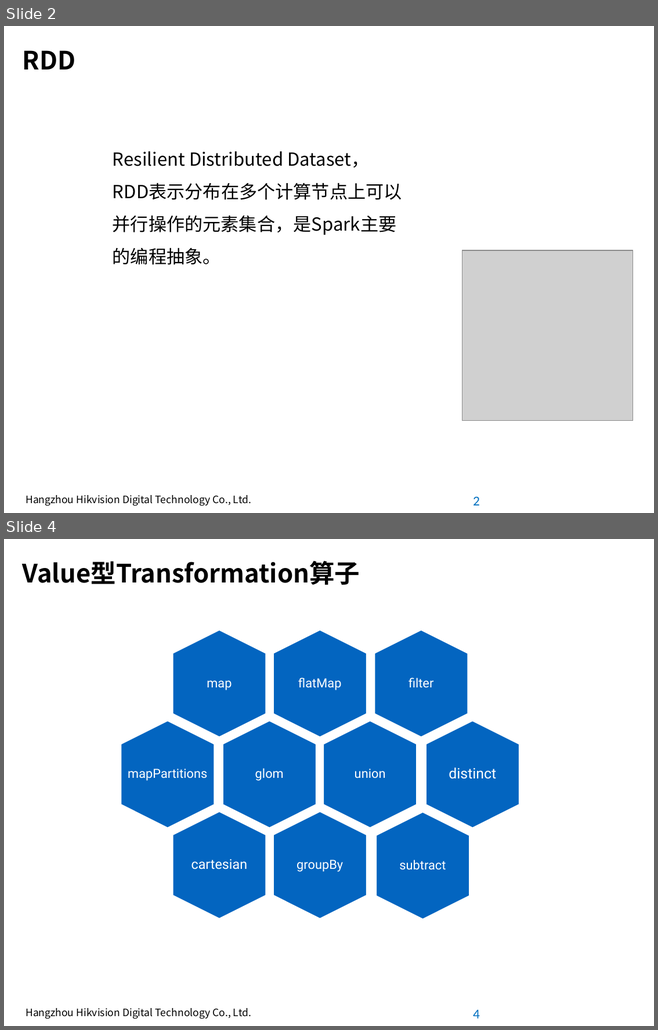
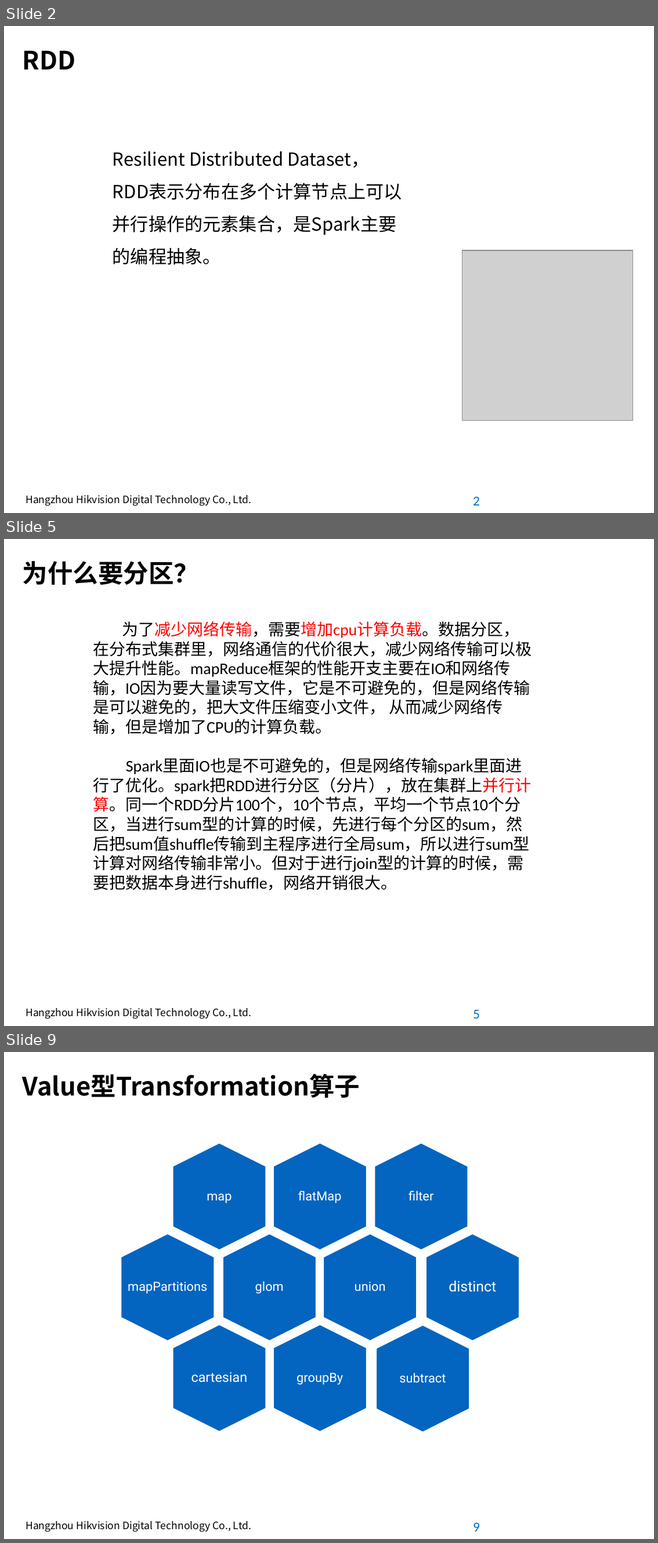
Before and after one commit to pcalpha/Learning, a slide deck: Scala/Spark常用算子.pptx. Shown one above the other, each under a label of ours: slides 2 and 4 before the commit, slides 2, 5 and 9 after it; the slides between them are not shown. The pictures are 658x1030 and 658x1543 pixels, drawn with LibreOffice and Linux fonts; fonts in the diff are those of the drawing; grey boxes stand for pictures; background and template pictures are left out. Boxes give left, top, right and bottom in pixels: in the first picture for what was removed or moved away, otherwise in the second. Text is boxed around its words. In the diff, an @@ line names an element or a change of style, - is before the commit and + after.

Commit message:
[MOD]优化

```diff
--- a/Scala/Spark常用算子.pptx
+++ b/Scala/Spark常用算子.pptx
@@ slide 5 added at [4, 539, 654, 1026], background #FFFFFF; not listed: 2 template elements that a slide beside it also shows @@
@@ title added at [23, 561, 199, 585], 28 pt, text #000000, bold @@
+为什么要分区？
@@ text added at [93, 621, 531, 890], 18 pt, text #000000 @@
+为了减少网络传输，需要增加cpu计算负载。数据分区，在分布式集群里，网络通信的代价很大，减少网络传输可以极大提升性能。mapReduce框架的性能开支主要在IO和网络传输，IO因为要大量读写文件，它是不可避免的，但是网络传输是可以避免的，把大文件压缩变小文件， 从而减少网络传输，但是增加了CPU的计算负载。
+Spark里面IO也是不可避免的，但是网络传输spark里面进行了优化。spark把RDD进行分区（分片），放在集群上并行计算。同一个RDD分片100个，10个节点，平均一个节点10个分区，当进行sum型的计算的时候，先进行每个分区的sum，然后把sum值shuffle传输到主程序进行全局sum，所以进行sum型计算对网络传输非常小。但对于进行join型的计算的时候，需要把数据本身进行shuffle，网络开销很大。
@@ what was slide 4 is now slide 9 @@
@@ page number at [473, 1523, 480, 1532]: text changed @@
-4
+9
```
Also in this commit, not shown: 9 slides changed, 12 other slides added, 8 slides removed.
